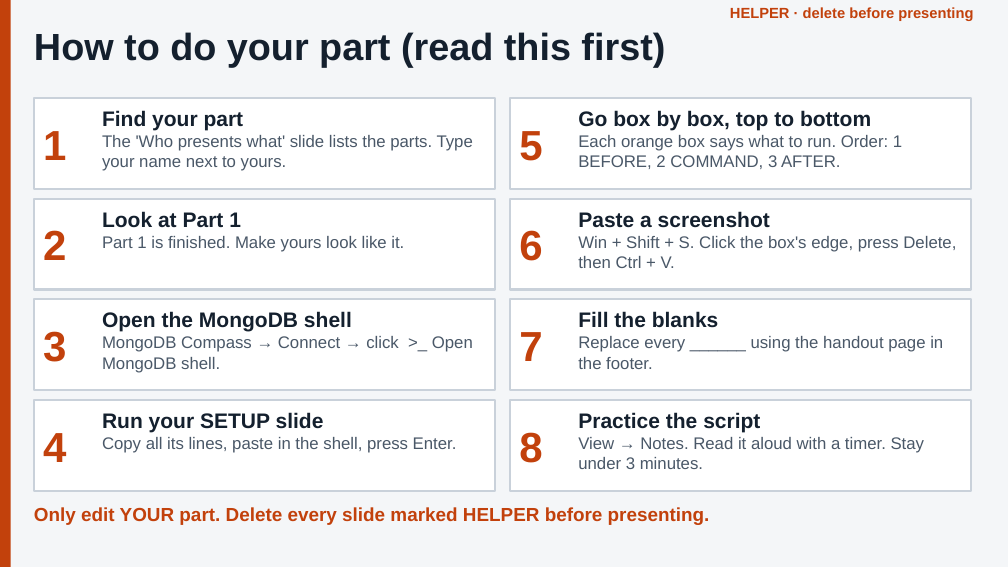
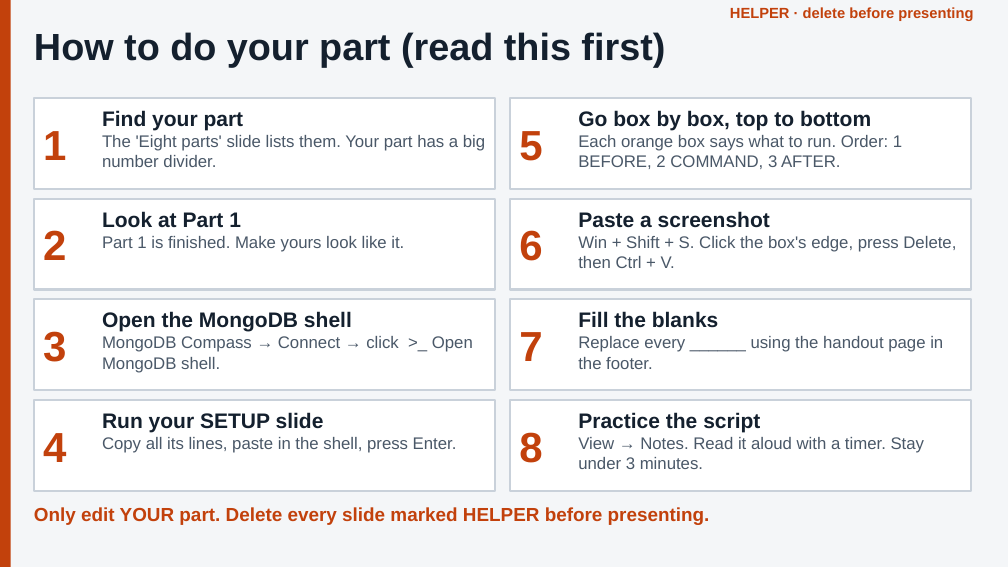
Before and after one commit to Tiredicey/ADBS, a slide deck: slide 2 of 02_GROUP_DECK/ADBS_GROUP_DECK.pptx (slide 3 before the commit). Drawn at 1008x567 pixels with LibreOffice and Linux fonts; fonts in the diff are those of the drawing. Boxes give left, top, right and bottom in pixels: in the first picture for what was removed or moved away, otherwise in the second. Text is boxed around its words. In the diff, an @@ line names an element or a change of style, - is before the commit and + after.

```diff
--- a/02_GROUP_DECK/ADBS_GROUP_DECK.pptx
+++ b/02_GROUP_DECK/ADBS_GROUP_DECK.pptx
@@ text at <box>102,135,485,167</box>: text changed @@
-The 'Who presents what' slide lists the parts. Type your name next to yours.
+The 'Eight parts' slide lists them. Your part has a big number divider.
```
Also in this commit, not shown: 32 other slides changed, 4 slides removed, 3 other files.
